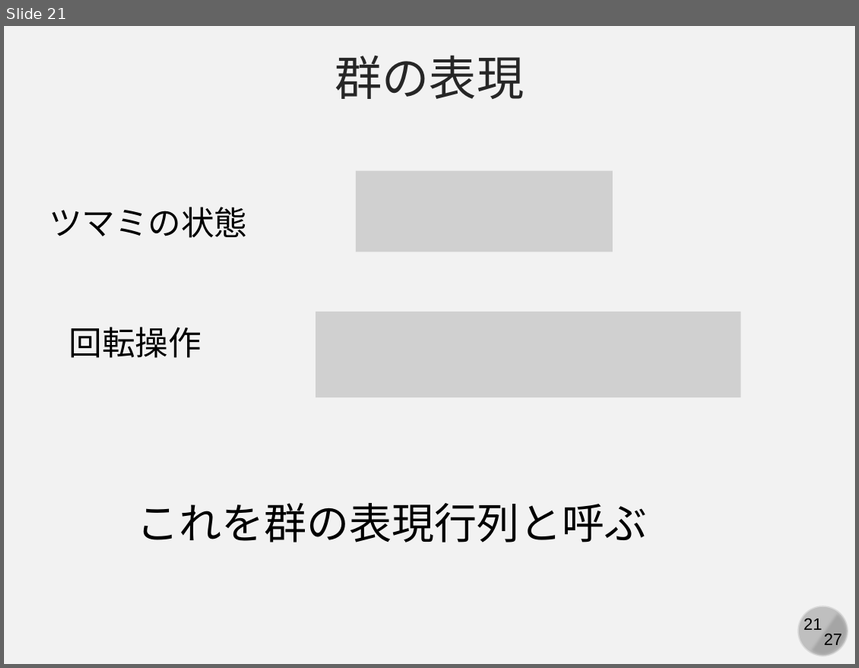
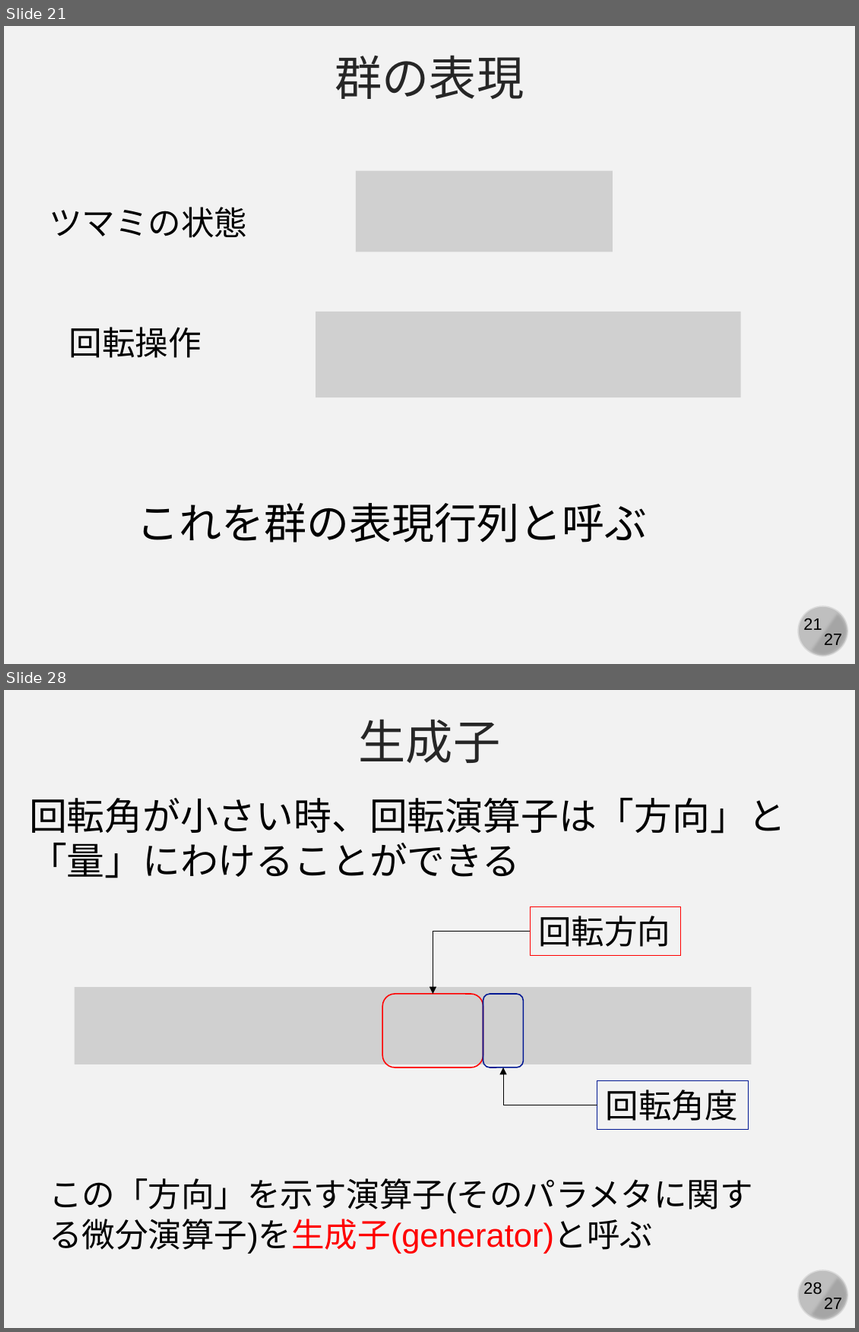
Before and after one commit to kaityo256/classical_mechanics, a slide deck: poisson/fig/slide.pptx. Shown one above the other, each under a label of ours: slide 21 before the commit, slides 21 and 28 after it; the slides between them are not shown. The pictures are 859x668 and 859x1332 pixels, drawn with LibreOffice and Linux fonts; fonts in the diff are those of the drawing; grey boxes stand for pictures. Boxes give left, top, right and bottom in pixels: in the first picture for what was removed or moved away, otherwise in the second. Text is boxed around its words. In the diff, an @@ line names an element or a change of style, - is before the commit and + after.

```diff
--- a/poisson/fig/slide.pptx
+++ b/poisson/fig/slide.pptx
@@ slide 28 added at (4,690,855,1328), background #F2F2F2; not listed: 4 template elements that a slide beside it also shows @@
@@ text added at (359,719,501,763), 40 pt, text #262626 @@
+生成子
@@ text added at (29,798,786,878), 32 pt, text #000000 @@
+回転角が小さい時、回転演算子は「方向」と
+「量」にわけることができる
@@ rectangle added at (530,907,680,955), outline #FF0000 0.75 pt, 28 pt, text #000000 @@
+回転方向
@@ elbow arrow added from (530, 931) to (433, 994), #000000 0.5 pt @@
@@ picture added at (75,987,751,1065) @@
@@ rounded rectangle added at (382,994,484,1068), outline #FF0000 1 pt @@
@@ rounded rectangle added at (484,994,523,1068), outline #011893 1 pt @@
@@ elbow arrow added from (598, 1106) to (503, 1068), #000000 0.5 pt @@
@@ rectangle added at (598,1081,748,1130), outline #011893 0.75 pt, 28 pt, text #000000 @@
+回転角度
@@ text added at (49,1179,753,1254), 28 pt, text #000000 @@
+この「方向」を示す演算子(そのパラメタに関する微分演算子)を生成子(generator)と呼ぶ
```
Also in this commit, not shown: 1 slide changed, 6 other slides added, 1 other file.
